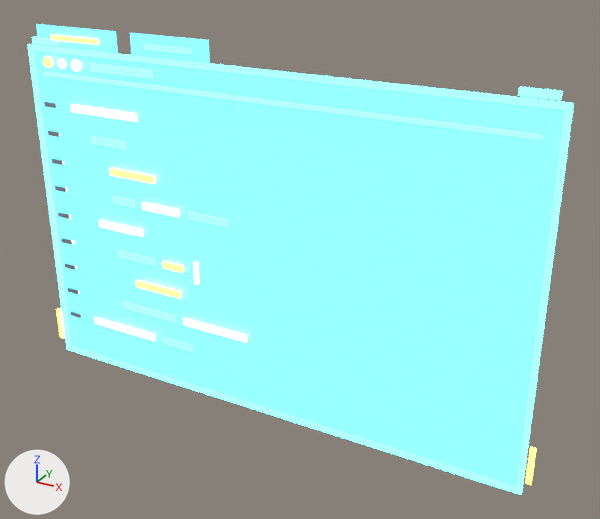
A saved change to the glTF model assets/models/stations/holo_editor.glb.
The view is the same before and after, from a 50 mm camera at (0.619, -1.001, 0.793) aimed at (0.059, 0.018, 0.283). Arrows for +X, +Y and +Z are at lower left; the lights stay in place. The picture after the commit comes second.

The older version as bpy lines, for what is in view:
```python
ob_holo_editor = bpy.data.objects.new('holo_editor', me_holo_editor)
ob_holo_editor.location = (0.0, 0.0, 0.0)
```
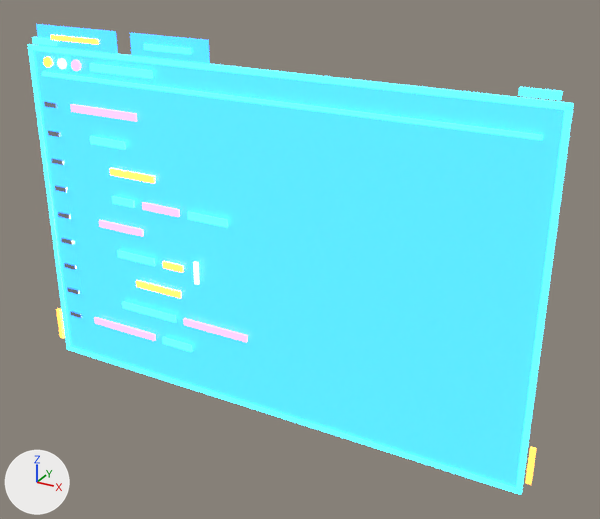
What changed in the scene script:
```text
Change mat_holo:
    mat_holo.base_color: (0.1, 0.75, 1.0) -> (0.02, 0.2, 1.0)  # cyan #59e1ff -> blue #277cff
    mat_holo.alpha: 0.4 -> 0.8
    mat_holo.emission_color: (0.1, 0.7, 1.0) -> (0.03, 0.24, 1.0)  # cyan #59daff -> blue #3086ff
Change mat_glowcyan:
    mat_glowcyan.emission_strength: 8.0 -> 2.6
Change mat_gloworange:
    mat_gloworange.emission_strength: 6.0 -> 2.4
Change mat_glowpurple:
    mat_glowpurple.emission_strength: 6.0 -> 2.4
```

Where the change shows, as pixel boxes (x1, y1, x2, y2) in the pictures (600 x 519 px):
'holo_editor', recoloured, surface changed: (28, 24, 574, 495) in both
